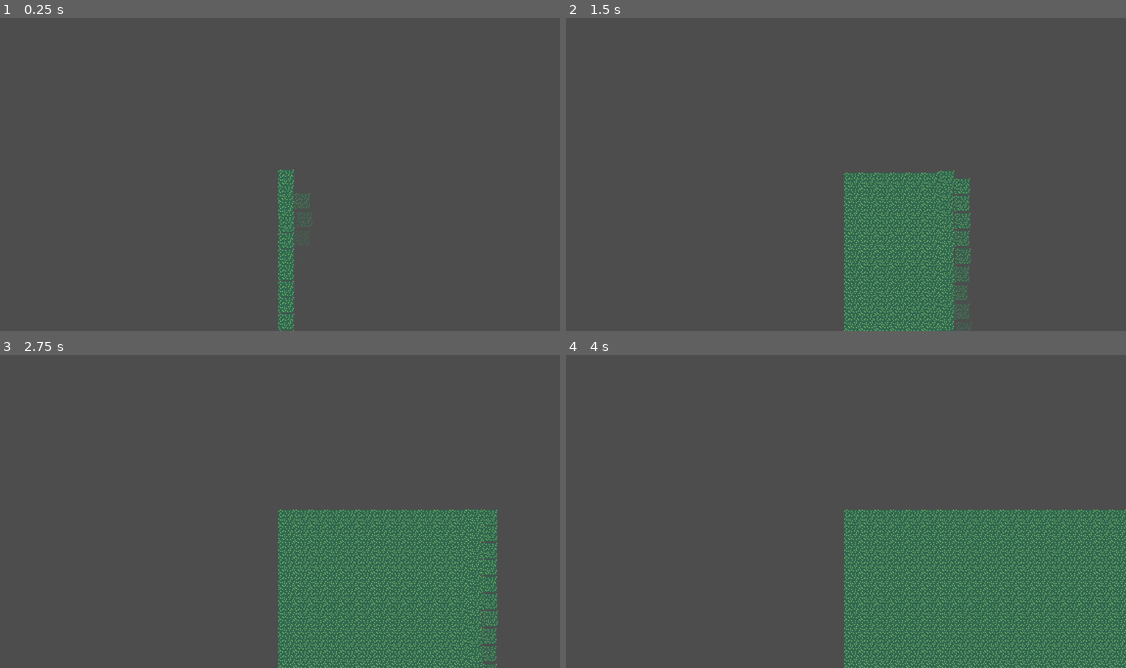
Above: before the commit, frames 1-4 (two rows, left to right).
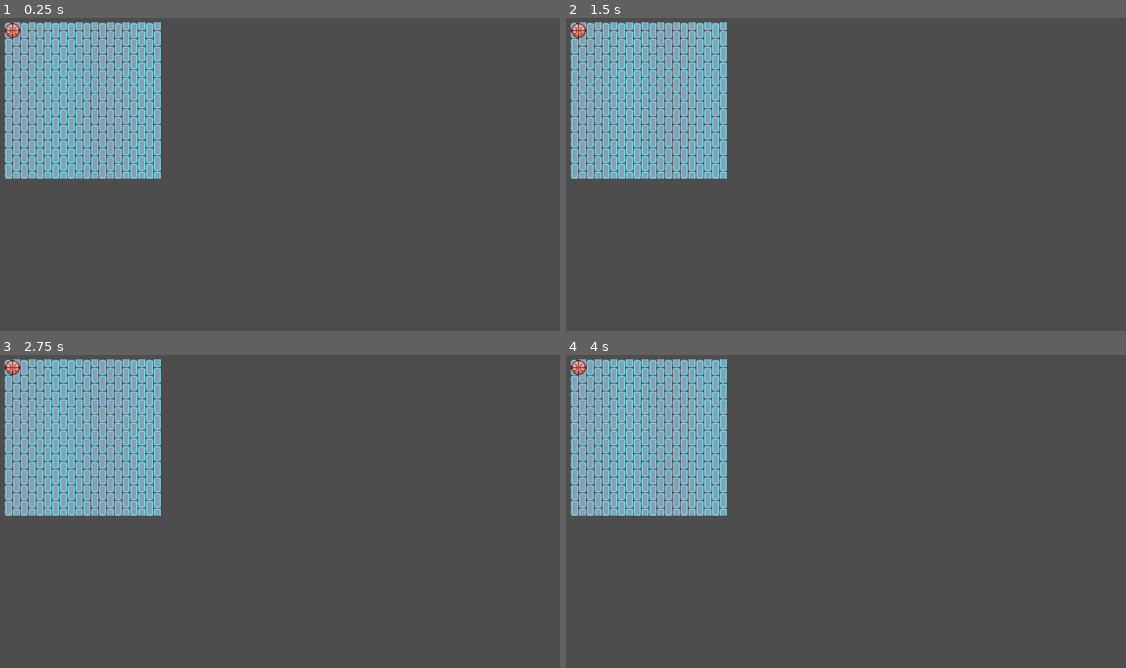
Above: after the commit, the same moments.

Repository: Elfiawesome/iconified-game
Game: Godot game, scene res://scene/playspace/playspace.tscn
Same seed, same stepped clock (60 frames per second), same inputs: the game is played once before the commit and once after it. Before the commit the project starts from res://scene/map.tscn.
Inputs:
- Up to frame 1 (0.25 s): no input
- Up to frame 2 (1.5 s): no input
- Up to frame 3 (2.75 s): no input
- Up to frame 4 (4 s): no input

The runs differ from the first frame. In frame 1, 14% of the frame differs, in the area x 0-56%, y 1-100%; in frame 2, 24%; in frame 3, 33%; in frame 4, 38%, in the area x 0-100%, y 1-100%.

Commit message:
Add initial project structure and assets for iconified game

Diff:
--- a/project.godot
+++ b/project.godot
@@ -11,13 +11,13 @@
 [application]
 
 config/name="iconified"
-run/main_scene="uid://dclv6mcn0pdvr"
+run/main_scene="uid://buuwddfrgsaha"
 config/features=PackedStringArray("4.6", "Forward Plus")
 config/icon="res://icon.svg"
 
 [autoload]
 
-TextureManager="*uid://bd6fwpfat2hwc"
+Registry="*uid://suvqkqx82awv"
 
 [debug]
 
--- a/scene/entity.tscn
+++ /dev/null
@@ -1,8 +0,0 @@
-[gd_scene format=3 uid="uid://nns6r7qkm6g8"]
-
-[ext_resource type="Texture2D" uid="uid://c6ce7ugr1jlh2" path="res://asset/entities/player.png" id="1_op3xe"]
-
-[node name="Entity" type="Node2D" unique_id=1790987833]
-
-[node name="Icon" type="Sprite2D" parent="." unique_id=1714751537]
-texture = ExtResource("1_op3xe")
--- a/scene/map.gd
+++ /dev/null
@@ -1,77 +0,0 @@
-extends Node2D
-
-var map_data: Dictionary[Vector2i, Dictionary] = {}
-var _animating_tile_count: int = 0
-
-func _ready() -> void:
-	var tiles_to_spawn: Array[Vector2i] = []
-	for x in 20:
-		for y in 20:
-			tiles_to_spawn.append(Vector2i(x, y))
-
-	spawn_tiles_animated(tiles_to_spawn)
-
-func _draw() -> void:
-	for grid_pos in map_data:
-		var tile := map_data[grid_pos]
-
-		var draw_pos: Vector2 = (Vector2(grid_pos) * TextureManager.CELL_SIZE) + tile["visual_offset"]
-
-		var color := Color(1, 1, 1, tile["alpha"])
-
-		draw_texture(TextureManager.TILES[tile["id"]], draw_pos, color)
-
-func _process(_delta: float) -> void:
-	if _animating_tile_count > 0:
-		queue_redraw()
-		print("redraw")
-
-func spawn_tiles_animated(coords: Array[Vector2i]) -> void:
-	var stagger_delay := 0.01
-
-	for i in coords.size():
-		var grid_pos := coords[i]
-
-		map_data[grid_pos] = {
-			"id": "1",
-			"visual_offset": Vector2(0,0),
-			"alpha": 0.0
-		}
-
-		_animate_single_tile_entry(grid_pos, i * stagger_delay)
-
-func _animate_single_tile_entry(grid_pos: Vector2i, start_delay: float) -> void:
-	var tween := create_tween()
-
-	_animating_tile_count += 1
-
-	tween.set_parallel(true)
-	tween.set_trans(Tween.TRANS_BACK).set_ease(Tween.EASE_OUT)
-
-	tween.tween_method(
-		func(val: Vector2)->void: map_data[grid_pos]["visual_offset"] = val,
-		Vector2(randi_range(-4,4), 32),
-		Vector2.ZERO,
-		0.4
-	).set_delay(start_delay)
-
-	tween.tween_method(
-		func(val: Vector2)->void: map_data[grid_pos]["visual_scale"] = val,
-		Vector2.ZERO,
-		Vector2(1,1),
-		0.4
-	).set_delay(start_delay)
-
-	tween.tween_method(
-		func(val: float)->void: map_data[grid_pos]["alpha"] = val,
-		0.0,
-		1.0,
-		0.3
-	).set_delay(start_delay)
-
-	tween.set_parallel(false)
-	tween.tween_callback(func()->void:
-		_animating_tile_count -= 1
-		# One final redraw to ensure pixel perfection after tween ends
-		queue_redraw()
-	)
--- a/scene/map.tscn
+++ /dev/null
@@ -1,9 +0,0 @@
-[gd_scene format=3 uid="uid://dclv6mcn0pdvr"]
-
-[ext_resource type="Script" uid="uid://cxgkoncbocdwm" path="res://scene/map.gd" id="1_rgtto"]
-
-[node name="Map" type="Node2D" unique_id=1007007294]
-script = ExtResource("1_rgtto")
-
-[node name="Camera2D" type="Camera2D" parent="." unique_id=2007983144]
-zoom = Vector2(2, 2)
--- /dev/null
+++ b/scene/playspace/entity.gd
@@ -0,0 +1 @@
+class_name PlayEntity extends Node2D
--- /dev/null
+++ b/scene/playspace/entity.tscn
@@ -0,0 +1,10 @@
+[gd_scene format=3 uid="uid://dslkltoubllgn"]
+
+[ext_resource type="Script" uid="uid://xp37vr75gtrb" path="res://scene/playspace/entity.gd" id="1_86a8i"]
+[ext_resource type="Texture2D" uid="uid://wovb0fl548j6" path="res://asset/item/1_2.png" id="2_86a8i"]
+
+[node name="Entity" type="Node2D" unique_id=2075742493]
+script = ExtResource("1_86a8i")
+
+[node name="Sprite2D" type="Sprite2D" parent="." unique_id=1229396555]
+texture = ExtResource("2_86a8i")
--- /dev/null
+++ b/scene/playspace/event_bus.gd
@@ -0,0 +1 @@
+class_name EventBus extends Object
--- /dev/null
+++ b/scene/playspace/playspace.gd
@@ -0,0 +1,25 @@
+extends Node2D
+
+const TILE = preload("res://scene/playspace/tile.tscn")
+const ENTITY = preload("res://scene/playspace/entity.tscn")
+
+var event_bus: EventBus = EventBus.new()
+var tiles: Dictionary[Vector2i, PlayTile] = {}
+var entities: Dictionary[Vector2i, PlayEntity] = {}
+
+func _ready() -> void:
+	for x in 10:
+		for y in 10:
+			create_tile(Vector2i(x, y))
+
+func create_tile(coords: Vector2i) -> void:
+	if tiles.has(coords): return
+	var tile: PlayTile = TILE.instantiate()
+	tile.pos = coords
+	tiles[coords] = tile
+	$Tiles.add_child(tile)
+
+func remove_tile(coords: Vector2i) -> void:
+	if !tiles.has(coords): return
+	var tile := tiles[coords]
+	$Tiles.remove_child(tile)
--- /dev/null
+++ b/scene/playspace/playspace.tscn
@@ -0,0 +1,15 @@
+[gd_scene format=3 uid="uid://buuwddfrgsaha"]
+
+[ext_resource type="Script" uid="uid://dpgdl26cwr4ch" path="res://scene/playspace/playspace.gd" id="1_lkbkh"]
+[ext_resource type="PackedScene" uid="uid://dslkltoubllgn" path="res://scene/playspace/entity.tscn" id="2_s8wu4"]
+
+[node name="Playspace" type="Node2D" unique_id=2035426120]
+position = Vector2(32, 32)
+scale = Vector2(2, 2)
+script = ExtResource("1_lkbkh")
+
+[node name="Tiles" type="Node2D" parent="." unique_id=1050997978]
+
+[node name="Entities" type="Node2D" parent="." unique_id=1134340602]
+
+[node name="Entity" parent="Entities" unique_id=2075742493 instance=ExtResource("2_s8wu4")]
--- /dev/null
+++ b/scene/playspace/tile.gd
@@ -0,0 +1,6 @@
+class_name PlayTile extends Node2D
+
+var pos: Vector2i
+
+func _ready() -> void:
+	position = pos*16
--- /dev/null
+++ b/scene/playspace/tile.tscn
@@ -0,0 +1,10 @@
+[gd_scene format=3 uid="uid://b32hva5r3178t"]
+
+[ext_resource type="Texture2D" uid="uid://dg51tcf6v5wku" path="res://asset/tile/tile_1_40.png" id="1_ogplb"]
+[ext_resource type="Script" uid="uid://bjli2sh7d315a" path="res://scene/playspace/tile.gd" id="1_pe1vc"]
+
+[node name="Tile" type="Node2D" unique_id=608920750]
+script = ExtResource("1_pe1vc")
+
+[node name="Sprite2D" type="Sprite2D" parent="." unique_id=473901347]
+texture = ExtResource("1_ogplb")
--- a/scene/texture_manager.gd
+++ /dev/null
@@ -1,9 +0,0 @@
-extends Node
-
-const CELL_SIZE := Vector2(16, 16)
-const TILES = {
-	"1": preload("res://asset/tile/tile_1_168.png")
-}
-
-func _ready() -> void:
-	pass
Binary file added: asset/item/1_1.png
Not shown, added: asset/item/1_1.png.import
Binary file added: asset/item/1_2.png
Not shown, added: asset/item/1_2.png.import
Binary file added: asset/item/1_3.png
Not shown, added: asset/item/1_3.png.import
Binary file added: asset/item/1_4.png
Not shown, added: asset/item/1_4.png.import
Binary file added: asset/item/1_5.png
Not shown, added: asset/item/1_5.png.import
Not shown, removed: scene/map.gd.uid
Not shown, added: scene/playspace/entity.gd.uid
(and 9 more such lines)
